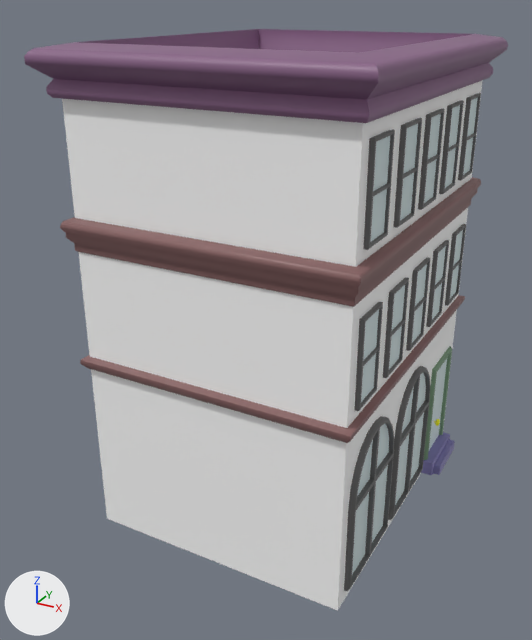
A saved change to the FBX model MavenAdventure/Assets/Models/Buildings/Building_1/Building_1.fbx.
Before and after are seen from a 50 mm lens placed at (0.211, -0.677, 0.334), pointed at (-0.01, -0.276, 0.133). Arrows for +X, +Y and +Z are at lower left; the lights stay in place. Where no turn or scale is listed for an object, it has been applied to the vertices.

In view in the first picture: 'Building_Type_Base', 'Door_Type_4', 'Molding_Type_2', 'Molding_Type_3', 'Top_Type_1', 'Window_1', 'Window_1.001', 'Window_10', 'Window_2', 'Window_2.001', 'Window_3', 'Window_4', 'Window_5', 'Window_6', 'Window_7', 'Window_8', 'Window_9'.
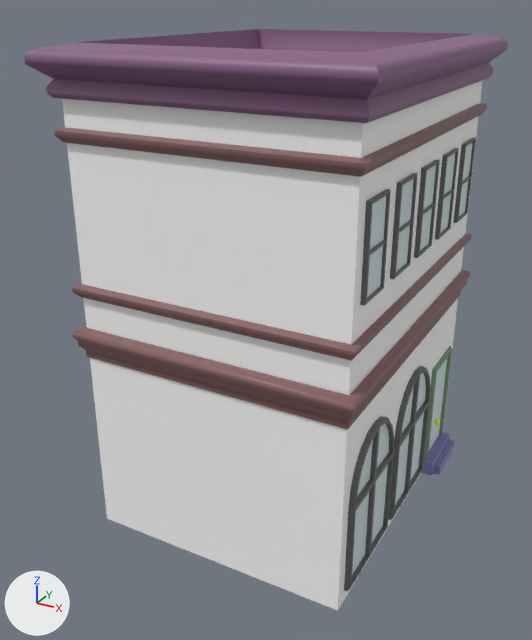
Commit message: Building updates, ui updates

Pixel boxes (x1, y1, x2, y2) of what changed, in the pictures (532 x 640 px):
'Molding_Type_3', moved: before (60, 177, 481, 307); after (73, 270, 471, 430)
'Molding_Type_2', moved: before (80, 295, 465, 443); after (72, 234, 472, 361)
'Molding_Type_10', added (brown): after (55, 103, 487, 177)
'Window_1.001', moved: before (363, 129, 395, 250); after (360, 189, 391, 305)
'Window_2.001', moved: before (394, 118, 422, 228); after (390, 173, 418, 279)
'Window_3', moved: before (418, 108, 445, 210); after (414, 159, 440, 258)
'Window_6', deleted: before (355, 302, 383, 411)
'Window_4', moved: before (439, 100, 464, 194); after (435, 148, 459, 240)
'Window_5', moved: before (458, 93, 481, 180); after (453, 138, 476, 223)
'Window_7', deleted: before (383, 278, 409, 378)
'Window_8', deleted: before (406, 257, 430, 351)
'Window_9', deleted: before (426, 240, 449, 327)
'Window_10', deleted: before (445, 224, 466, 306)

Edits to the bpy script that builds the scene:
```text
Change ob_window_1_001:
    ob_window_1_001.location: (0.0888, -0.3427, 0.2485) -> (0.0888, -0.3427, 0.2195)
Change ob_molding_type_2:
    ob_molding_type_2.location: (0.0006, -0.2583, 0.123) -> (0.0006, -0.2583, 0.1715)
Change ob_window_3:
    ob_window_3.location: (0.0888, -0.2597, 0.2485) -> (0.0888, -0.2597, 0.2195)
Change ob_window_4:
    ob_window_4.location: (0.0888, -0.2188, 0.2485) -> (0.0888, -0.2188, 0.2195)
Change ob_window_2_001:
    ob_window_2_001.location: (0.0888, -0.3005, 0.2485) -> (0.0888, -0.3005, 0.2195)
Change ob_molding_type_3:
    ob_molding_type_3.location: (0.0006, -0.2583, 0.2057) -> (0.0006, -0.2583, 0.136)
Remove ob_window_8:
    ob_window_8 = bpy.data.objects.new('Window_8', me_mesh_011)
    ob_window_8.location = (0.0888, -0.2597, 0.1588)
Remove ob_window_6:
    ob_window_6 = bpy.data.objects.new('Window_6', me_mesh_009)
    ob_window_6.location = (0.0888, -0.3427, 0.1588)
Change ob_window_5:
    ob_window_5.location: (0.0888, -0.1761, 0.2485) -> (0.0888, -0.1761, 0.2195)
Remove ob_window_7:
    ob_window_7 = bpy.data.objects.new('Window_7', me_mesh_010)
    ob_window_7.location = (0.0888, -0.3005, 0.1588)
Remove ob_window_9:
    ob_window_9 = bpy.data.objects.new('Window_9', me_mesh_012)
    ob_window_9.location = (0.0888, -0.2188, 0.1588)
Remove ob_window_10:
    ob_window_10 = bpy.data.objects.new('Window_10', me_mesh_013)
    ob_window_10.location = (0.0888, -0.1761, 0.1588)
Add ob_molding_type_10:
    ob_molding_type_10 = bpy.data.objects.new('Molding_Type_10', me_mesh_018.copy())  # the mesh of ob_molding_type_2
    ob_molding_type_10.location = (0.0006, -0.2583, 0.2641)
```
